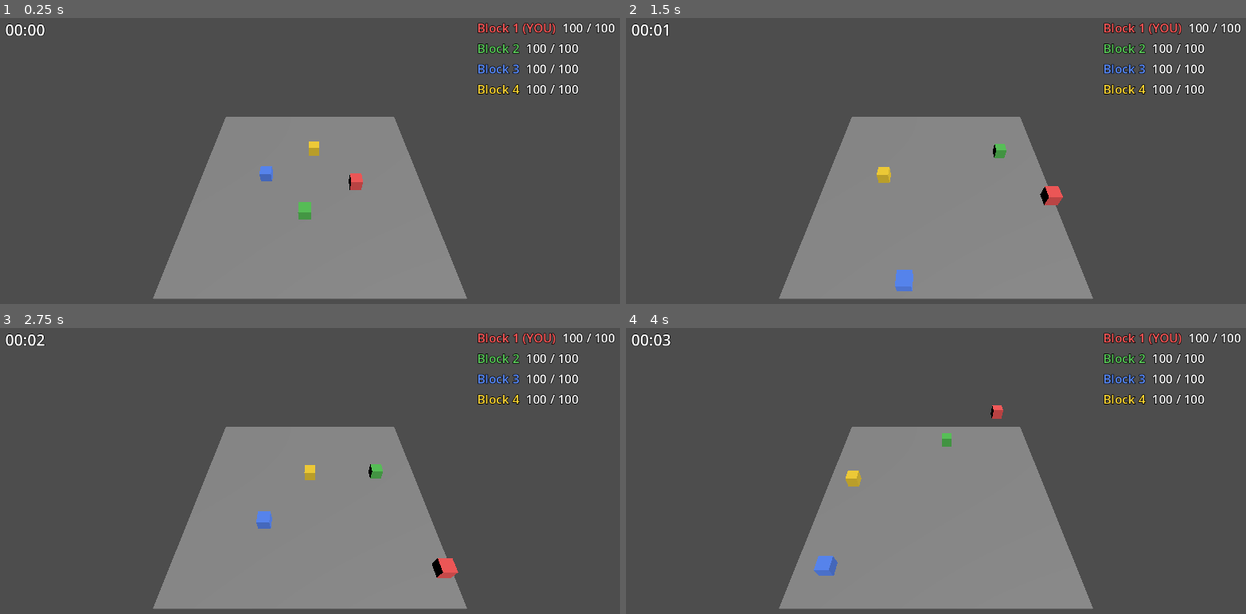
Above: before the commit, frames 1-4 (two rows, left to right).
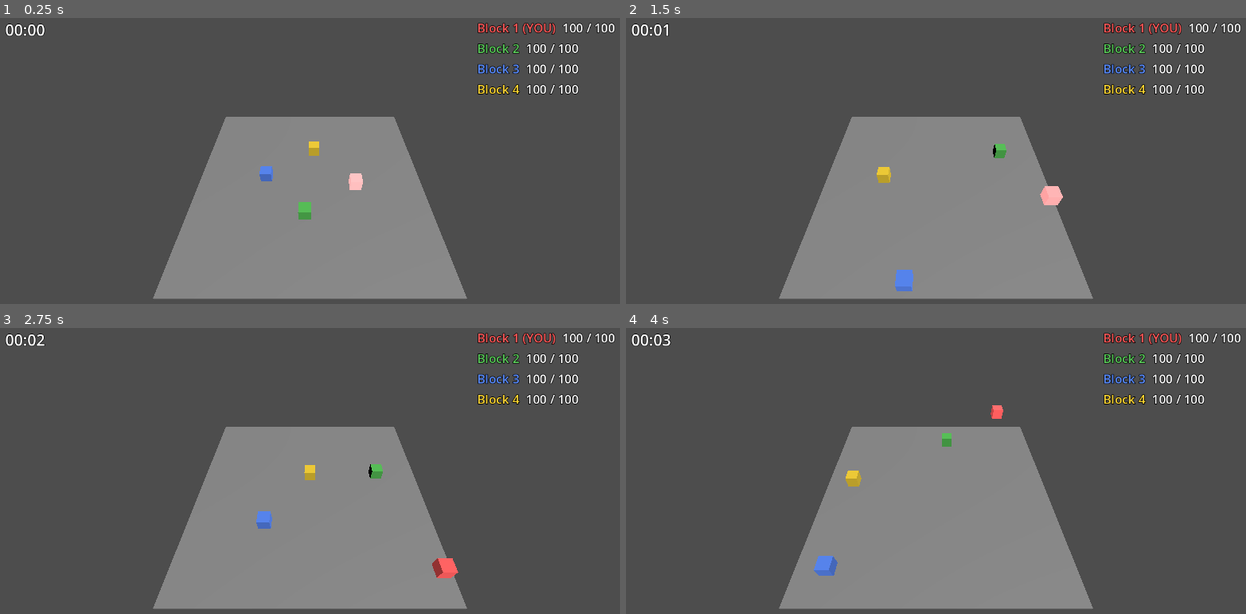
Above: after the commit, the same moments.

Repository: dsarno/save-system-godot-claude
Game: Godot game, scene res://game/game_main.tscn
The game is run twice, just before and just after one commit, with the same random seed, the same clock (stepped at 60 frames per second) and the same inputs.
Inputs:
- Up to frame 1 (0.25 s): no input
- Up to frame 2 (1.5 s): hold D (move_right) 0.53-1.28 s; tap Space (jump) at 0.77 s; hold S (move_back) from 1.28 s (still down)
- Up to frame 3 (2.75 s): tap Space (jump) at 1.52 s; release S (move_back) at 2.03 s; hold D (move_right) from 2.03 s (still down)
- Up to frame 4 (4 s): release D (move_right) at 2.78 s; hold W (move_forward) 2.78-3.53 s; tap Space (jump) at 3.02, 3.77 s; hold A (move_left) from 3.53 s (still down)

The runs differ from the first frame. In frame 1, 0.1% of the frame differs, in the area x 56-59%, y 54-61%; in frame 2, 0.2%, in the area x 66-71%, y 58-66%; in frame 3, 0.1%; in frame 4, less than 0.1%.

Commit message:
feat: pulsing emission glow on player block
StandardMaterial3D emission is enabled only on the player block with
emission color matching block_color. A _process tick modulates
emission_energy_multiplier between 0.4 and 2.2 at ~1.4 Hz so the
player stands out visually among the AI. Glow turns off on death.

Co-Authored-By: Claude Opus 4.7 (1M context) <noreply@anthropic.com>

Diff:
--- a/game/block.gd
+++ b/game/block.gd
@@ -44,6 +44,7 @@
 var _wander_target: Vector3 = Vector3.ZERO
 var _wander_timer: float = 0.0
 var _material: StandardMaterial3D = null
+var _pulse_time: float = 0.0
 
 @onready var _mesh: MeshInstance3D = $Mesh
 
@@ -55,6 +56,16 @@
 	_ensure_material()
 	_apply_hp_tint()
 	_pick_new_target()
+
+
+func _process(delta: float) -> void:
+	# Pulsing emission glow on the player block so it's visually unmistakable
+	# among the AI crowd. ~1.4 Hz, oscillating between dim and bright.
+	if not is_player or not alive or _material == null:
+		return
+	_pulse_time += delta
+	var phase: float = (sin(_pulse_time * TAU * 1.4) + 1.0) * 0.5  # 0..1
+	_material.emission_energy_multiplier = lerp(0.4, 2.2, phase)
 
 
 func _physics_process(delta: float) -> void:
@@ -132,6 +143,8 @@
 	alive = false
 	freeze = true
 	died.emit(self)
+	if _material != null:
+		_material.emission_enabled = false
 	if _mesh != null:
 		var tween := create_tween()
 		tween.tween_property(_mesh, "transparency", 1.0, 0.6)
@@ -146,6 +159,10 @@
 	else:
 		_material = _mesh.material_override
 	_material.albedo_color = block_color
+	_material.emission_enabled = is_player
+	if is_player:
+		_material.emission = block_color
+		_material.emission_energy_multiplier = 0.5
 
 
 func _apply_hp_tint() -> void:
